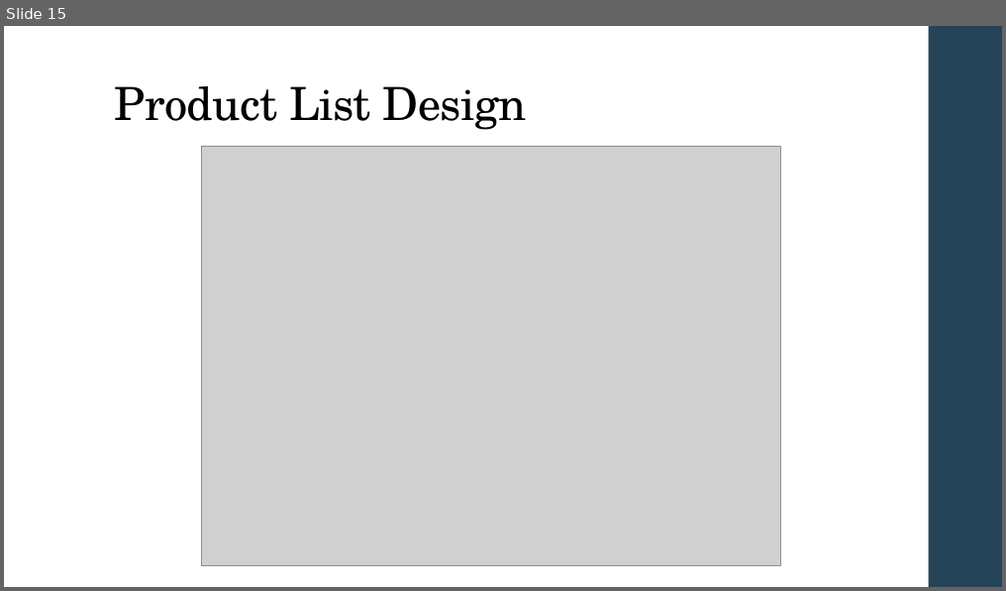
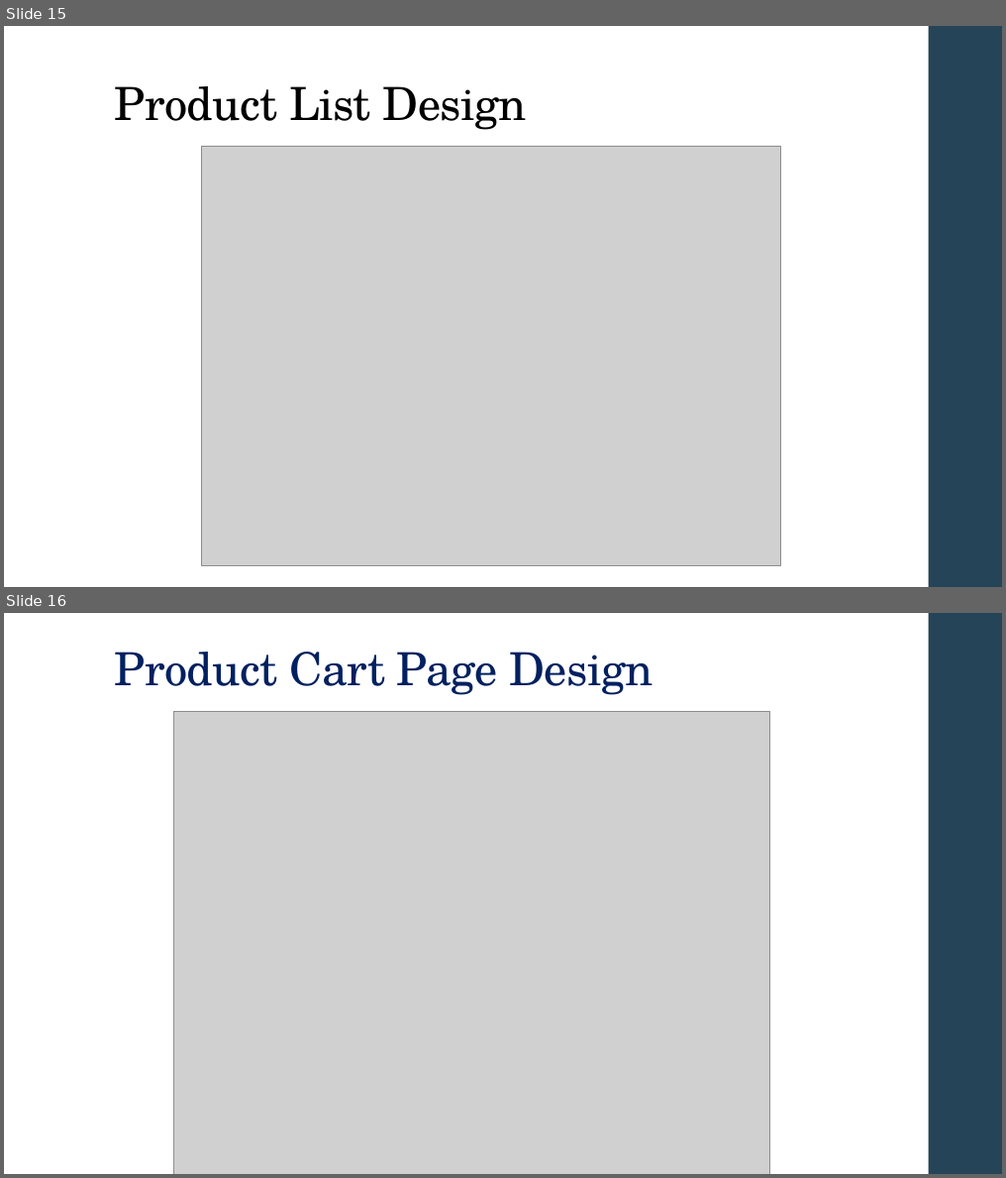
Before and after one commit to vThushy/Vrt_ShoppingCart, a slide deck: Docs/ShoppingCart.pptx. Shown one above the other, each under a label of ours: slide 15 before the commit, slides 15 and 16 after it. The pictures are 1006x591 and 1006x1178 pixels, drawn with LibreOffice and Linux fonts; fonts in the diff are those of the drawing; grey boxes stand for pictures. Boxes give left, top, right and bottom in pixels: in the first picture for what was removed or moved away, otherwise in the second. Text is boxed around its words. In the diff, an @@ line names an element or a change of style, - is before the commit and + after.

```diff
--- a/Docs/ShoppingCart.pptx
+++ b/Docs/ShoppingCart.pptx
@@ slide 16 added at <box>4,613,1002,1174</box>, background #FFFFFF; not listed: 1 template element that a slide beside it also shows @@
@@ title added at <box>115,652,652,695</box>, 44 pt, text #002060 @@
+Product Cart Page Design
@@ picture added at <box>174,712,770,1174</box> @@
```
Also in this commit, not shown: 1 slide changed, 2 other slides added, 1 slide removed, 8 other files.
